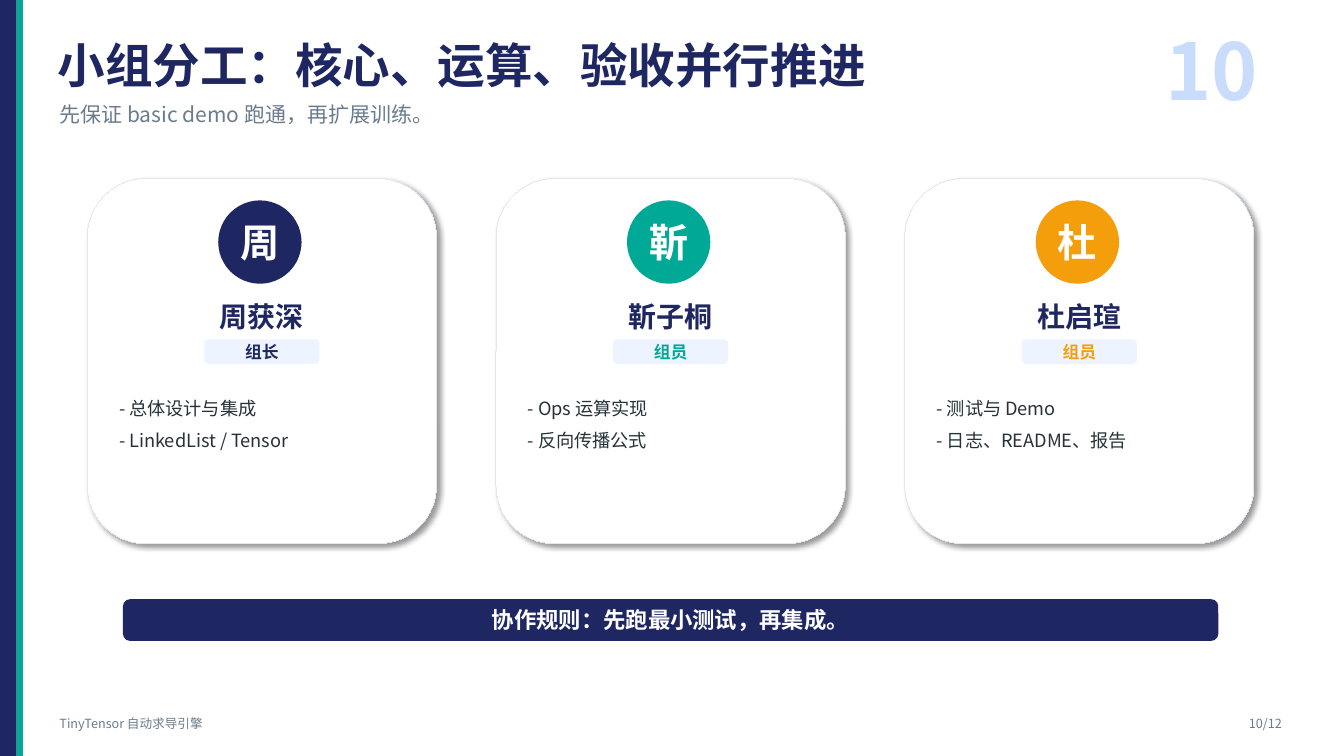
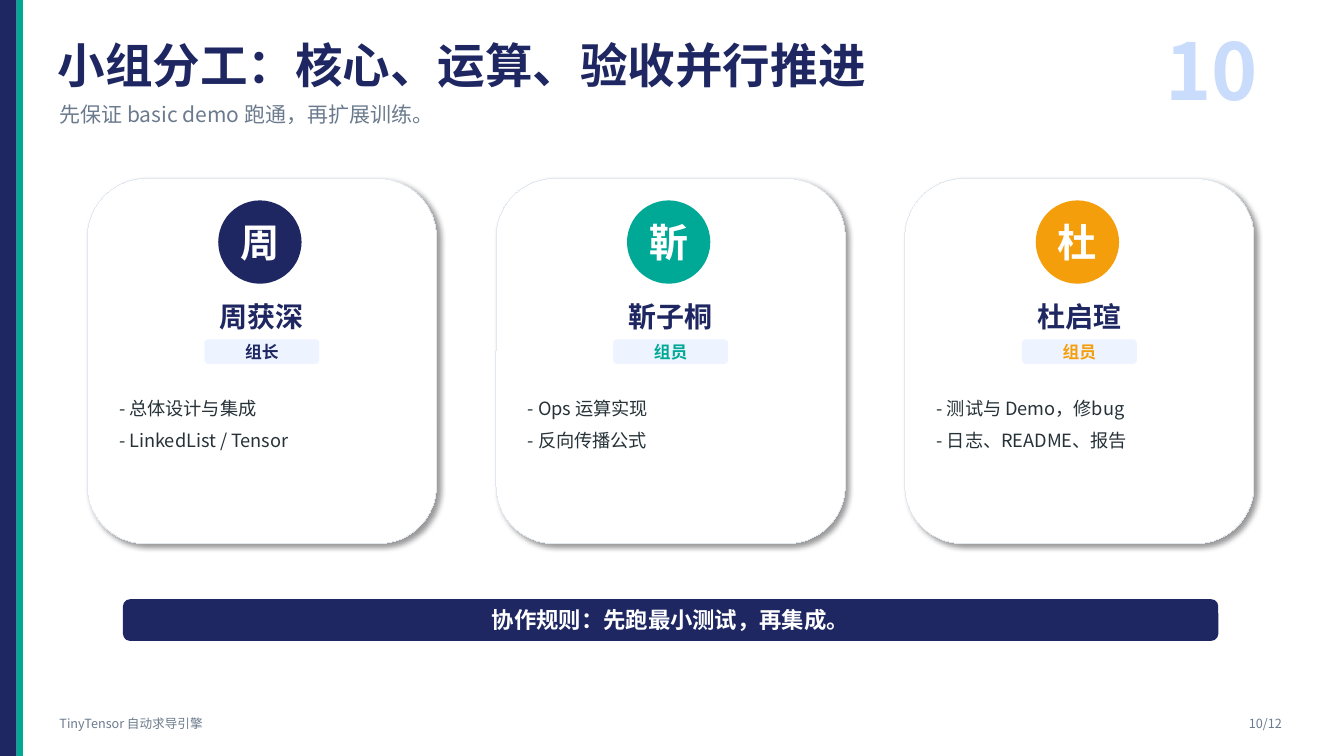
Before and after one commit to zhs677999/autograd_learning, a slide deck: slide 7 of docs/TinyTensor自动求导引擎_开题报告_精简版.pptx (slide 10 before the commit). Drawn at 1344x756 pixels with LibreOffice and Linux fonts; fonts in the diff are those of the drawing. Boxes give left, top, right and bottom in pixels: in the first picture for what was removed or moved away, otherwise in the second. Text is boxed around its words. In the diff, an @@ line names an element or a change of style, - is before the commit and + after.

```diff
--- a/docs/TinyTensor自动求导引擎_开题报告_精简版.pptx
+++ b/docs/TinyTensor自动求导引擎_开题报告_精简版.pptx
@@ text at (x1=947, y1=399, x2=1124, y2=420): text changed @@
-- 测试与 Demo
+- 测试与 Demo，修bug
```
Also in this commit, not shown: 1 other slide changed, 3 slides removed, 12 other files.
